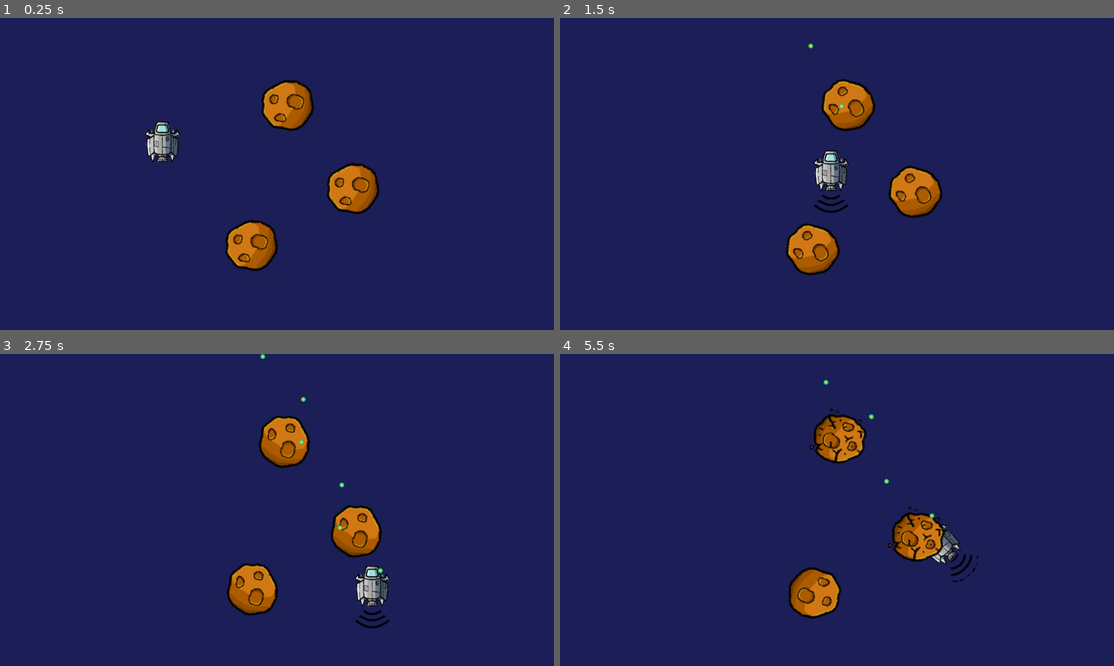
Above: before the commit, frames 1-4 (two rows, left to right).
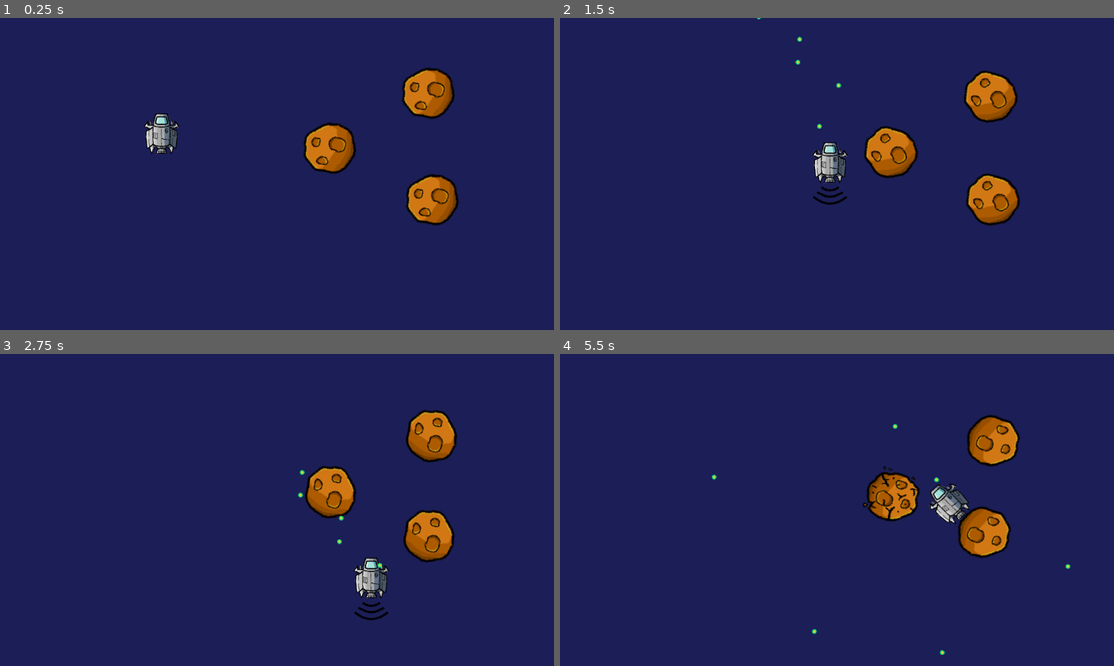
Above: after the commit, the same moments.

Repository: proJJ999/Spaceship-Enjoyer
Game: Godot game, scene res://src/levels/level_template.tscn
Two runs of this game, one before a commit and one after it. Both use one fixed random seed, a clock stepped at 60 frames per second and the inputs below. Before the commit the project starts from res://main.tscn.
Inputs:
- Up to frame 1 (0.25 s): no input
- Up to frame 2 (1.5 s): hold D (move_right) 0.53-1.28 s; hold Up (shoot) 0.53-1.28 s; hold S (move_down) from 1.28 s (still down); tap Up (shoot) at 1.35 s
- Up to frame 3 (2.75 s): release S (move_down) at 2.03 s; hold D (move_right) from 2.03 s (still down); hold Up (shoot) from 2.03 s (still down)
- Up to frame 4 (5.5 s): release D (move_right) at 2.78 s; release Up (shoot) at 2.78 s; hold W (move_up) 2.78-3.53 s; tap Up (shoot) at 2.85, 4.35 s; hold Up (shoot) 3.53-4.28 s; hold Left (left) 3.53-5.03 s; hold S (move_down) from 5.03 s (still down); hold Up (shoot) from 5.03 s (still down)

The runs differ from the first frame. In frame 1, 8.0% of the frame differs, in the area x 25-83%, y 15-82%; in frame 2, 8.2%; in frame 3, 8.2%; in frame 4, 8.4%, in the area x 27-93%, y 8-97%.

Commit message:
Updated to Version 0.002
Closes #1

Changes made:
 - Player and meteor are now from type CharacterBody2D and can physically react to each other
 - Bullets are now from type RigidBody2D and physically react to stuff
 - Added folders and seperated scenes to improve structure of project
 - Followed GDScript style guide
 - Now uses more static typing
 - Addes usage of collision layers
 - Added groups (tags) to look up if node implements a interface
 - Removed usage of shader to let objects fade out

Diff:
--- a/bullet.gd
+++ /dev/null
@@ -1,17 +0,0 @@
-extends Area2D
-
-@export var speed = 40000
-var damage = 1
-var source_node : Node
-
-func _process(delta):
-	var velocity = Vector2.UP.rotated(rotation) * speed * delta
-	position += velocity * delta
-
-func get_damage():
-	return damage
-
-
-func despawn(area):
-	if (area != source_node && typeof(area) != typeof(self)):
-		queue_free()
--- a/bullet.tscn
+++ /dev/null
@@ -1,19 +0,0 @@
-[gd_scene load_steps=4 format=3 uid="uid://bumq47rbyaeis"]
-
-[ext_resource type="Texture2D" uid="uid://3nkapocj3tg3" path="res://assets/bullet.png" id="1_lu88r"]
-[ext_resource type="Script" path="res://bullet.gd" id="1_ubx2h"]
-
-[sub_resource type="CircleShape2D" id="CircleShape2D_od7lo"]
-radius = 5.0
-
-[node name="Bullet" type="Area2D"]
-script = ExtResource("1_ubx2h")
-metadata/_edit_group_ = true
-
-[node name="Sprite2D" type="Sprite2D" parent="."]
-texture = ExtResource("1_lu88r")
-
-[node name="CollisionShape2D" type="CollisionShape2D" parent="."]
-shape = SubResource("CircleShape2D_od7lo")
-
-[connection signal="area_entered" from="." to="." method="despawn"]
--- a/main.gd
+++ /dev/null
@@ -1,15 +0,0 @@
-extends Node
-
-
-# Called when the node enters the scene tree for the first time.
-func _ready():
-	pass # Replace with function body.
-
-
-# Called every frame. 'delta' is the elapsed time since the previous frame.
-func _process(delta):
-	pass
-
-func _on_player_bullet_shot(parent, bullet):
-	bullet.position = bullet.position.rotated(parent.rotation) + parent.global_position
-	add_child(bullet)
--- a/main.tscn
+++ /dev/null
@@ -1,29 +0,0 @@
-[gd_scene load_steps=4 format=3 uid="uid://bf52wrvu25yjc"]
-
-[ext_resource type="Script" path="res://main.gd" id="1_jmrt4"]
-[ext_resource type="PackedScene" uid="uid://q6d8su1x4qb0" path="res://player.tscn" id="2_2rbkg"]
-[ext_resource type="PackedScene" uid="uid://dytb83n60dm4k" path="res://meteor.tscn" id="3_yvhw1"]
-
-[node name="Main" type="Node"]
-script = ExtResource("1_jmrt4")
-
-[node name="ColorRect" type="ColorRect" parent="."]
-anchors_preset = 15
-anchor_right = 1.0
-anchor_bottom = 1.0
-grow_horizontal = 2
-grow_vertical = 2
-color = Color(0.0392157, 0.0509804, 0.356863, 0.72549)
-
-[node name="Player" parent="." instance=ExtResource("2_2rbkg")]
-
-[node name="Meteor" parent="." instance=ExtResource("3_yvhw1")]
-position = Vector2(596, 184)
-
-[node name="Meteor2" parent="." instance=ExtResource("3_yvhw1")]
-position = Vector2(522, 473)
-
-[node name="Meteor3" parent="." instance=ExtResource("3_yvhw1")]
-position = Vector2(732, 355)
-
-[connection signal="bullet_shot" from="Player" to="." method="_on_player_bullet_shot"]
--- a/meteor.gd
+++ /dev/null
@@ -1,62 +0,0 @@
-extends Area2D
-
-var life : int
-var MAX_LIFE = 10
-var BROKEN_THRESHHOLD = 5
-
-var target : Vector2
-var move_angle : float
-var MIN_MOVEMENT_DISTANCE = 20
-var MAX_MOVEMENT_DISTANCE = 50
-var SPEED = 5
-
-var radiant_speed : float
-var radiant_direction : int
-
-# Called when the node enters the scene tree for the first time.
-func _ready():
-	$AnimatedSprite2D.play("full_life")
-	radiant_speed = PI / randi_range(4, 8)
-	radiant_direction = 1 - 2 * randi_range(0, 1)
-	target = position
-	life = MAX_LIFE
-
-
-# Called every frame. 'delta' is the elapsed time since the previous frame.
-func _process(delta):
-	if (position.distance_to(target) <= 40):
-		target = calc_new_target()
-		move_angle = position.angle_to_point(target)
-	var velocity = Vector2.RIGHT.rotated(move_angle) * SPEED
-	position += velocity * delta
-
-	rotation += radiant_direction * radiant_speed * delta
-
-func calc_new_target():
-	var target_x = randi_range(MIN_MOVEMENT_DISTANCE, MAX_MOVEMENT_DISTANCE)
-	target_x = target_x * (1 - 2 * randi_range(0, 1))
-	var target_y = randi_range(MIN_MOVEMENT_DISTANCE, MAX_MOVEMENT_DISTANCE)
-	target_y = target_y * (1 - 2 * randi_range(0, 1))
-	var relative_target = Vector2(target_x, target_y)
-	relative_target = relative_target.rotated(randf_range(0, 2 * PI))
-	return position + relative_target
-
-func _on_area_entered(area):
-	var damage = area.get_damage()
-	updateLife(damage)
-
-
-func updateLife(damage):
-	life -= damage
-	if (life <= BROKEN_THRESHHOLD):
-		$AnimatedSprite2D.play("broken")
-	if (life <= 0):
-		$CollisionShape2D.set_deferred("disabled", true)
-		$AnimatedSprite2D.play("exploded")
-		$AnimationPlayer.play("die")
-		self.set_process(false)
-		await $AnimationPlayer.animation_finished
-		queue_free()
-
-func get_damage():
-	return MAX_LIFE
--- a/meteor.tscn
+++ /dev/null
@@ -1,115 +0,0 @@
-[gd_scene load_steps=12 format=3 uid="uid://dytb83n60dm4k"]
-
-[ext_resource type="Script" path="res://meteor.gd" id="1_emrn0"]
-[ext_resource type="Texture2D" uid="uid://beyoja62h2yt6" path="res://assets/meteor.png" id="1_vue00"]
-[ext_resource type="Texture2D" uid="uid://of6xp32gm0q3" path="res://assets/meteor_broken.png" id="2_ph6fh"]
-[ext_resource type="Texture2D" uid="uid://0f5nd507uv85" path="res://assets/meteor_exploding.png" id="3_li66g"]
-
-[sub_resource type="Shader" id="Shader_7582e"]
-code = "shader_type canvas_item;
-render_mode unshaded;
-
-uniform float opacity_loss : hint_range(0.0, 1.0);
-
-void fragment() {
-	float alpha = COLOR.a;
-	if (alpha > 0.0)
-	{
-		alpha -= opacity_loss;
-		if (alpha < 0.0)
-		{
-			alpha = 0.0;
-		}
-		COLOR.a = alpha;
-	}
-}
-"
-
-[sub_resource type="ShaderMaterial" id="ShaderMaterial_av1i3"]
-resource_local_to_scene = true
-shader = SubResource("Shader_7582e")
-shader_parameter/opacity_loss = 0.0
-
-[sub_resource type="SpriteFrames" id="SpriteFrames_vv4pb"]
-animations = [{
-"frames": [{
-"duration": 1.0,
-"texture": ExtResource("2_ph6fh")
-}],
-"loop": true,
-"name": &"broken",
-"speed": 5.0
-}, {
-"frames": [{
-"duration": 1.0,
-"texture": ExtResource("3_li66g")
-}],
-"loop": true,
-"name": &"exploded",
-"speed": 5.0
-}, {
-"frames": [{
-"duration": 1.0,
-"texture": ExtResource("1_vue00")
-}],
-"loop": true,
-"name": &"full_life",
-"speed": 5.0
-}]
-
-[sub_resource type="CircleShape2D" id="CircleShape2D_5ko80"]
-radius = 42.0119
-
-[sub_resource type="Animation" id="Animation_wb62g"]
-length = 0.001
-tracks/0/type = "bezier"
-tracks/0/imported = false
-tracks/0/enabled = true
-tracks/0/path = NodePath("AnimatedSprite2D:material:shader_parameter/opacity_loss")
-tracks/0/interp = 1
-tracks/0/loop_wrap = true
-tracks/0/keys = {
-"handle_modes": PackedInt32Array(0),
-"points": PackedFloat32Array(0, -0.25, 0, 0.25, 0),
-"times": PackedFloat32Array(0)
-}
-
-[sub_resource type="Animation" id="Animation_u1sko"]
-resource_name = "die"
-tracks/0/type = "bezier"
-tracks/0/imported = false
-tracks/0/enabled = true
-tracks/0/path = NodePath("AnimatedSprite2D:material:shader_parameter/opacity_loss")
-tracks/0/interp = 1
-tracks/0/loop_wrap = true
-tracks/0/keys = {
-"handle_modes": PackedInt32Array(0, 0),
-"points": PackedFloat32Array(0, -0.25, 0, 0.25, 0, 1, -0.25, 0, 0.25, 0),
-"times": PackedFloat32Array(0.3, 1)
-}
-
-[sub_resource type="AnimationLibrary" id="AnimationLibrary_78i3d"]
-_data = {
-"RESET": SubResource("Animation_wb62g"),
-"die": SubResource("Animation_u1sko")
-}
-
-[node name="Meteor" type="Area2D"]
-script = ExtResource("1_emrn0")
-
-[node name="AnimatedSprite2D" type="AnimatedSprite2D" parent="."]
-material = SubResource("ShaderMaterial_av1i3")
-scale = Vector2(1.25, 1.25)
-sprite_frames = SubResource("SpriteFrames_vv4pb")
-animation = &"exploded"
-
-[node name="CollisionShape2D" type="CollisionShape2D" parent="."]
-scale = Vector2(1.25, 1.25)
-shape = SubResource("CircleShape2D_5ko80")
-
-[node name="AnimationPlayer" type="AnimationPlayer" parent="."]
-libraries = {
-"": SubResource("AnimationLibrary_78i3d")
-}
-
-[connection signal="area_entered" from="." to="." method="_on_area_entered"]
--- a/player.gd
+++ /dev/null
@@ -1,68 +0,0 @@
-extends Area2D
-
-@export var player_speed = 300
-@export var radiant_speed = PI * 1.5
-
-signal bullet_shot(parent, bullet)
-
-@export var bullet_scene : PackedScene
-var cannon_switch = false
-var is_on_cooldown = false
-
-func _ready():
-	$AnimatedSprite2D.play("idle")
-
-func _process(delta):
-	turn(delta)
-	move(delta)
-	if(not is_on_cooldown):
-		if(Input.is_action_pressed("shoot")):
-			shoot()
-
-func turn(delta):
-	var direction = 0
-	if(Input.is_action_pressed("left")):
-		direction = -1
-	if(Input.is_action_pressed("right")):
-		direction = 1
-	rotation += direction * radiant_speed * delta
-
-func move(delta):
-	var direction = Vector2.ZERO
-	if(Input.is_action_pressed("move_up")):
-		direction += Vector2.UP
-	if(Input.is_action_pressed("move_down")):
-		direction += Vector2.DOWN
-	if(Input.is_action_pressed("move_right")):
-		direction += Vector2.RIGHT
-	if(Input.is_action_pressed("move_left")):
-		direction += Vector2.LEFT
-	var move_vector = direction * player_speed * delta
-	position += move_vector
-
-	if(move_vector.length() > 0):
-		$AnimatedSprite2D.play("flying")
-	else:
-		$AnimatedSprite2D.play("idle")
-
-func shoot():
-	is_on_cooldown = true
-	$BulletCooldown.start()
-
-	var bullet = bullet_scene.instantiate()
-	var start
-	if(cannon_switch):
-		start = $BulletSpawnLeft.position
-	else:
-		start = $BulletSpawnRight.position
-	cannon_switch = not cannon_switch
-	bullet.position = start
-	bullet.rotation = rotation
-	bullet.source_node = self
-	bullet_shot.emit(self, bullet)
-
-	await $BulletCooldown.timeout
-	is_on_cooldown = false
-
-func get_damage():
-	return 0
--- a/player.tscn
+++ /dev/null
@@ -1,61 +0,0 @@
-[gd_scene load_steps=9 format=3 uid="uid://q6d8su1x4qb0"]
-
-[ext_resource type="Script" path="res://player.gd" id="1_qxt6e"]
-[ext_resource type="PackedScene" uid="uid://bumq47rbyaeis" path="res://bullet.tscn" id="2_0uyif"]
-[ext_resource type="Texture2D" uid="uid://cyxk6lkc1e4mm" path="res://assets/spaceship_V2.png" id="3_0xnbg"]
-[ext_resource type="Texture2D" uid="uid://btdukyomb5u07" path="res://assets/spaceship_V2_flying_1.png" id="3_dh4lk"]
-[ext_resource type="Texture2D" uid="uid://kmpasb00swpc" path="res://assets/spaceship_V2_flying_2.png" id="4_v4i4s"]
-[ext_resource type="Texture2D" uid="uid://cyoy0sj3c1jj" path="res://assets/spaceship_V2_flying_3.png" id="5_b1b2w"]
-
-[sub_resource type="SpriteFrames" id="SpriteFrames_wutpq"]
-animations = [{
-"frames": [{
-"duration": 1.0,
-"texture": ExtResource("3_dh4lk")
-}, {
-"duration": 1.0,
-"texture": ExtResource("4_v4i4s")
-}, {
-"duration": 1.0,
-"texture": ExtResource("5_b1b2w")
-}],
-"loop": true,
-"name": &"flying",
-"speed": 5.0
-}, {
-"frames": [{
-"duration": 1.0,
-"texture": ExtResource("3_0xnbg")
-}],
-"loop": true,
-"name": &"idle",
-"speed": 5.0
-}]
-
-[sub_resource type="RectangleShape2D" id="RectangleShape2D_x0k5y"]
-size = Vector2(70, 88)
-
-[node name="Player" type="Area2D"]
-position = Vector2(340, 258)
-monitoring = false
-script = ExtResource("1_qxt6e")
-bullet_scene = ExtResource("2_0uyif")
-metadata/_edit_group_ = true
-
-[node name="AnimatedSprite2D" type="AnimatedSprite2D" parent="."]
-position = Vector2(0, 25)
-sprite_frames = SubResource("SpriteFrames_wutpq")
-animation = &"flying"
-
-[node name="CollisionShape2D" type="CollisionShape2D" parent="."]
-shape = SubResource("RectangleShape2D_x0k5y")
-
-[node name="BulletSpawnRight" type="Marker2D" parent="."]
-position = Vector2(22, -22)
-
-[node name="BulletSpawnLeft" type="Marker2D" parent="."]
-position = Vector2(-22, -22)
-
-[node name="BulletCooldown" type="Timer" parent="."]
-wait_time = 0.1
-one_shot = true
--- a/project.godot
+++ b/project.godot
@@ -11,7 +11,7 @@
 [application]
 
 config/name="Spaceship Enjoyer"
-run/main_scene="res://main.tscn"
+run/main_scene="res://src/levels/level_template.tscn"
 config/features=PackedStringArray("4.0", "Mobile")
 config/icon="res://assets/spaceship_idle.png"
 
@@ -57,6 +57,13 @@
 ]
 }
 
+[layer_names]
+
+2d_physics/layer_1="player"
+2d_physics/layer_2="enemies"
+2d_physics/layer_3="entity"
+2d_physics/layer_4="terrain"
+
 [rendering]
 
 renderer/rendering_method="mobile"
--- /dev/null
+++ b/src/agents/player.gd
@@ -0,0 +1,87 @@
+@tool
+extends CharacterBody2D
+
+signal projectile_shot(parent, projectile)
+
+@export var player_speed := 300
+@export var radiant_speed := PI * 1.5
+@export var projectile_scene : PackedScene
+
+var cannon_switch := false
+var is_on_cooldown := false
+
+@onready var player_anim: AnimatedSprite2D = $AnimatedSprite2D
+
+func _ready() -> void:
+	$AnimatedSprite2D.play("idle")
+
+func _physics_process(delta: float) -> void:
+	rotation = calc_rotation(delta, rotation)
+	velocity = calc_velocity(delta, velocity, player_speed)
+	update_animation(velocity)
+	move_and_slide()
+	if(not is_on_cooldown):
+		if(Input.is_action_pressed("shoot")):
+			shoot()
+
+
+func calc_rotation(delta: float, current_rotation: float) -> float:
+	var output := current_rotation
+	var direction := 0
+	if(Input.is_action_pressed("left")):
+		direction = -1
+	if(Input.is_action_pressed("right")):
+		direction = 1
+	output += direction * radiant_speed * delta
+	return output
+
+
+func calc_velocity(delta: float,
+		current_velocity: Vector2,
+		speed: float
+	) -> Vector2:
+	var direction := Vector2.ZERO
+	if(Input.is_action_pressed("move_up")):
+		direction += Vector2.UP
+	if(Input.is_action_pressed("move_down")):
+		direction += Vector2.DOWN
+	if(Input.is_action_pressed("move_right")):
+		direction += Vector2.RIGHT
+	if(Input.is_action_pressed("move_left")):
+		direction += Vector2.LEFT
+	return direction * player_speed
+
+
+func update_animation(velocity: Vector2) -> void:
+	if(velocity.length() > 0):
+		player_anim.play("flying")
+	else:
+		player_anim.play("idle")
+
+
+func shoot() -> void:
+	is_on_cooldown = true
+	$ShootCooldown.start()
+
+	var projectile = projectile_scene.instantiate()
+	var start: Vector2
+	if(cannon_switch):
+		start = $ProjectileSpawnLeft.position
+	else:
+		start = $ProjectileSpawnRight.position
+	cannon_switch = not cannon_switch
+	projectile.position = start
+	projectile.rotation = rotation
+	projectile.source_node = self
+	projectile.apply_central_impulse(velocity * 0.2)
+	projectile_shot.emit(self, projectile)
+
+	await $ShootCooldown.timeout
+	is_on_cooldown = false
+
+
+func _get_configuration_warnings() -> PackedStringArray:
+	var errors: PackedStringArray = []
+	if not projectile_scene:
+		errors.append("A projecile scene has to be given")
+	return errors
--- /dev/null
+++ b/src/agents/player.tscn
@@ -0,0 +1,61 @@
+[gd_scene load_steps=9 format=3 uid="uid://d2j7qfcg8u6ib"]
+
+[ext_resource type="Script" path="res://src/agents/player.gd" id="1_eepyc"]
+[ext_resource type="Texture2D" uid="uid://btdukyomb5u07" path="res://assets/spaceship_V2_flying_1.png" id="1_rai22"]
+[ext_resource type="Texture2D" uid="uid://kmpasb00swpc" path="res://assets/spaceship_V2_flying_2.png" id="2_lve3q"]
+[ext_resource type="PackedScene" uid="uid://bfvynflu5m65w" path="res://src/projeciles/bullet.tscn" id="2_rcjmd"]
+[ext_resource type="Texture2D" uid="uid://cyoy0sj3c1jj" path="res://assets/spaceship_V2_flying_3.png" id="3_0rnnr"]
+[ext_resource type="Texture2D" uid="uid://cyxk6lkc1e4mm" path="res://assets/spaceship_V2.png" id="4_x0i5x"]
+
+[sub_resource type="SpriteFrames" id="SpriteFrames_hh177"]
+animations = [{
+"frames": [{
+"duration": 1.0,
+"texture": ExtResource("1_rai22")
+}, {
+"duration": 1.0,
+"texture": ExtResource("2_lve3q")
+}, {
+"duration": 1.0,
+"texture": ExtResource("3_0rnnr")
+}],
+"loop": true,
+"name": &"flying",
+"speed": 5.0
+}, {
+"frames": [{
+"duration": 1.0,
+"texture": ExtResource("4_x0i5x")
+}],
+"loop": true,
+"name": &"idle",
+"speed": 5.0
+}]
+
+[sub_resource type="RectangleShape2D" id="RectangleShape2D_xswpn"]
+size = Vector2(70, 88)
+
+[node name="Player" type="CharacterBody2D"]
+position = Vector2(338, 241)
+collision_mask = 14
+script = ExtResource("1_eepyc")
+projectile_scene = ExtResource("2_rcjmd")
+metadata/_edit_group_ = true
+
+[node name="AnimatedSprite2D" type="AnimatedSprite2D" parent="."]
+position = Vector2(0, 25)
+sprite_frames = SubResource("SpriteFrames_hh177")
+animation = &"flying"
+
+[node name="CollisionShape2D" type="CollisionShape2D" parent="."]
+shape = SubResource("RectangleShape2D_xswpn")
+
+[node name="ProjectileSpawnRight" type="Marker2D" parent="."]
+position = Vector2(22, -22)
+
+[node name="ProjectileSpawnLeft" type="Marker2D" parent="."]
+position = Vector2(-22, -22)
+
+[node name="ShootCooldown" type="Timer" parent="."]
+wait_time = 0.15
+one_shot = true
--- /dev/null
+++ b/src/entities/meteor.gd
@@ -0,0 +1,68 @@
+extends CharacterBody2D
+
+var MAX_LIFE := 10
+var BROKEN_THRESHHOLD := 5
+var life: int
+
+var target: Vector2
+var move_angle: float
+var MIN_MOVEMENT_DISTANCE := 20
+var MAX_MOVEMENT_DISTANCE := 50
+var SPEED := 5
+
+var radiant_speed: float
+var radiant_direction: int
+
+@onready var player_anim: AnimatedSprite2D = $AnimatedSprite2D
+@onready var anim_player: AnimationPlayer = $AnimationPlayer
+
+
+func _ready() -> void:
+	anim_player.play("full_life")
+	radiant_speed = PI / randi_range(4, 8)
+	radiant_direction = 1 - 2 * randi_range(0, 1)
+	target = position
+	life = MAX_LIFE
+
+
+func _on_damage_detector_body_entered(body: Node2D) -> void:
+	if body.is_in_group("damage_source_interface"):
+		var damage: int = body.get_damage()
+		updateLife(damage)
+
+
+func _physics_process(delta: float) -> void:
+	if (position.distance_to(target) <= 40):
+		target = calc_new_target()
+		move_angle = position.angle_to_point(target)
+	velocity = Vector2.RIGHT.rotated(move_angle) * SPEED
+	move_and_slide()
+
+	rotation += radiant_direction * radiant_speed * delta
+
+
+func calc_new_target() -> Vector2:
+	var target_x := randi_range(MIN_MOVEMENT_DISTANCE, MAX_MOVEMENT_DISTANCE)
+	target_x = target_x * (1 - 2 * randi_range(0, 1))
+	var target_y := randi_range(MIN_MOVEMENT_DISTANCE, MAX_MOVEMENT_DISTANCE)
+	target_y = target_y * (1 - 2 * randi_range(0, 1))
+	var relative_target := Vector2(target_x, target_y)
+	relative_target = relative_target.rotated(randf_range(0, 2 * PI))
+	return position + relative_target
+
+
+func _on_area_entered(area):
+	var damage = area.get_damage()
+	updateLife(damage)
+
+
+func updateLife(damage):
+	life -= damage
+	if (life <= BROKEN_THRESHHOLD):
+		player_anim.play("broken")
+	if (life <= 0):
+		$CollisionShape2D.set_deferred("disabled", true)
+		$DamageDetector.set_deferred("monitoring", false)
+		player_anim.play("exploded")
+		anim_player.play("die")
+		self.set_physics_process(false)
--- /dev/null
+++ b/src/entities/meteor.tscn
@@ -0,0 +1,119 @@
+[gd_scene load_steps=11 format=3 uid="uid://d35j5wtrou3jb"]
+
+[ext_resource type="Script" path="res://src/entities/meteor.gd" id="1_3yegf"]
+[ext_resource type="Texture2D" uid="uid://of6xp32gm0q3" path="res://assets/meteor_broken.png" id="1_uhmwq"]
+[ext_resource type="Texture2D" uid="uid://0f5nd507uv85" path="res://assets/meteor_exploding.png" id="2_0v5of"]
+[ext_resource type="Texture2D" uid="uid://beyoja62h2yt6" path="res://assets/meteor.png" id="3_uhsc2"]
+
+[sub_resource type="SpriteFrames" id="SpriteFrames_3nmvx"]
+animations = [{
+"frames": [{
+"duration": 1.0,
+"texture": ExtResource("1_uhmwq")
+}],
+"loop": true,
+"name": &"broken",
+"speed": 5.0
+}, {
+"frames": [{
+"duration": 1.0,
+"texture": ExtResource("2_0v5of")
+}],
+"loop": true,
+"name": &"exploded",
+"speed": 5.0
+}, {
+"frames": [{
+"duration": 1.0,
+"texture": ExtResource("3_uhsc2")
+}],
+"loop": true,
+"name": &"full_life",
+"speed": 5.0
+}]
+
+[sub_resource type="CircleShape2D" id="CircleShape2D_s6gcc"]
+radius = 42.0119
+
+[sub_resource type="Animation" id="Animation_4ai3p"]
+resource_name = "die"
+length = 0.5
+tracks/0/type = "value"
+tracks/0/imported = false
+tracks/0/enabled = true
+tracks/0/path = NodePath("AnimatedSprite2D:modulate")
+tracks/0/interp = 1
+tracks/0/loop_wrap = true
+tracks/0/keys = {
+"times": PackedFloat32Array(0, 0.5),
+"transitions": PackedFloat32Array(1, 1),
+"update": 0,
+"values": [Color(1, 1, 1, 1), Color(1, 1, 1, 0)]
+}
+tracks/1/type = "method"
+tracks/1/imported = false
+tracks/1/enabled = true
+tracks/1/path = NodePath(".")
+tracks/1/interp = 1
+tracks/1/loop_wrap = true
+tracks/1/keys = {
+"times": PackedFloat32Array(0.5),
+"transitions": PackedFloat32Array(1),
+"values": [{
+"args": [],
+"method": &"queue_free"
+}]
+}
+
+[sub_resource type="Animation" id="Animation_dec08"]
+length = 0.001
+tracks/0/type = "value"
+tracks/0/imported = false
+tracks/0/enabled = true
+tracks/0/path = NodePath("AnimatedSprite2D:modulate")
+tracks/0/interp = 1
+tracks/0/loop_wrap = true
+tracks/0/keys = {
+"times": PackedFloat32Array(0),
+"transitions": PackedFloat32Array(1),
+"update": 0,
+"values": [Color(1, 1, 1, 1)]
+}
+
+[sub_resource type="AnimationLibrary" id="AnimationLibrary_30sue"]
+_data = {
+"RESET": SubResource("Animation_dec08"),
+"die": SubResource("Animation_4ai3p")
+}
+
+[sub_resource type="CircleShape2D" id="CircleShape2D_hy40u"]
+radius = 60.0083
+
+[node name="Meteor" type="CharacterBody2D"]
+position = Vector2(169, 118)
+collision_layer = 4
+collision_mask = 8
+script = ExtResource("1_3yegf")
+metadata/_edit_group_ = true
+
+[node name="AnimatedSprite2D" type="AnimatedSprite2D" parent="."]
+scale = Vector2(1.25, 1.25)
+sprite_frames = SubResource("SpriteFrames_3nmvx")
+animation = &"full_life"
+
+[node name="CollisionShape2D" type="CollisionShape2D" parent="."]
+scale = Vector2(1.25, 1.25)
+shape = SubResource("CircleShape2D_s6gcc")
+
+[node name="AnimationPlayer" type="AnimationPlayer" parent="."]
+libraries = {
+"": SubResource("AnimationLibrary_30sue")
+}
+
+[node name="DamageDetector" type="Area2D" parent="."]
+collision_layer = 0
+
+[node name="CollisionShape2D" type="CollisionShape2D" parent="DamageDetector"]
+shape = SubResource("CircleShape2D_hy40u")
+
+[connection signal="body_entered" from="DamageDetector" to="." method="_on_damage_detector_body_entered"]
--- /dev/null
+++ b/src/levels/level_template.gd
@@ -0,0 +1,5 @@
+extends Node
+
+func _on_player_projectile_shot(parent, projectile) -> void:
+	projectile.position = projectile.position.rotated(parent.rotation) + parent.global_position
+	add_child(projectile)
--- /dev/null
+++ b/src/levels/level_template.tscn
@@ -0,0 +1,29 @@
+[gd_scene load_steps=4 format=3 uid="uid://efxd4exjl0iw"]
+
+[ext_resource type="Script" path="res://src/levels/level_template.gd" id="1_yqpeg"]
+[ext_resource type="PackedScene" uid="uid://d2j7qfcg8u6ib" path="res://src/agents/player.tscn" id="2_ho1vg"]
+[ext_resource type="PackedScene" uid="uid://d35j5wtrou3jb" path="res://src/entities/meteor.tscn" id="3_ngjhb"]
+
+[node name="level_template" type="Node"]
+script = ExtResource("1_yqpeg")
+
+[node name="ColorRect" type="ColorRect" parent="."]
+anchors_preset = 15
+anchor_right = 1.0
+anchor_bottom = 1.0
+grow_horizontal = 2
+grow_vertical = 2
+color = Color(0.0392157, 0.0509804, 0.356863, 0.72549)
+
+[node name="Player" parent="." instance=ExtResource("2_ho1vg")]
+
+[node name="Meteor" parent="." instance=ExtResource("3_ngjhb")]
+position = Vector2(896, 380)
+
+[node name="Meteor2" parent="." instance=ExtResource("3_ngjhb")]
+position = Vector2(684, 271)
+
+[node name="Meteor3" parent="." instance=ExtResource("3_ngjhb")]
+position = Vector2(888, 157)
+
+[connection signal="projectile_shot" from="Player" to="." method="_on_player_projectile_shot"]
--- /dev/null
+++ b/src/projeciles/bullet.gd
@@ -0,0 +1,28 @@
+extends RigidBody2D
+
+@export var speed := 300
+
+var damage := 1
+var source_node : Node
+
+
+func _init() -> void:
+	contact_monitor = true
+	max_contacts_reported = 1
+
+
+func _ready() -> void:
+	add_to_group("damage_source_interface")
+	var impuls = Vector2.UP.rotated(rotation) * speed
+	apply_central_impulse(impuls)
+
+
+func _on_body_entered(body: Node) -> void:
+	contact_monitor = false
+	max_contacts_reported = 0
+	await get_tree().create_timer(0.05).timeout
+	queue_free()
+
+
+func get_damage() -> int:
+	return damage
--- /dev/null
+++ b/src/projeciles/bullet.tscn
@@ -0,0 +1,20 @@
+[gd_scene load_steps=4 format=3 uid="uid://bfvynflu5m65w"]
+
+[ext_resource type="Script" path="res://src/projeciles/bullet.gd" id="1_822w1"]
+[ext_resource type="Texture2D" uid="uid://3nkapocj3tg3" path="res://assets/bullet.png" id="1_tscwy"]
+
+[sub_resource type="CircleShape2D" id="CircleShape2D_u0w2i"]
+radius = 5.0
+
+[node name="Bullet" type="RigidBody2D"]
+collision_mask = 14
+gravity_scale = 0.0
+script = ExtResource("1_822w1")
+
+[node name="Sprite2D" type="Sprite2D" parent="."]
+texture = ExtResource("1_tscwy")
+
+[node name="CollisionShape2D" type="CollisionShape2D" parent="."]
+shape = SubResource("CircleShape2D_u0w2i")
+
+[connection signal="body_entered" from="." to="." method="_on_body_entered"]
